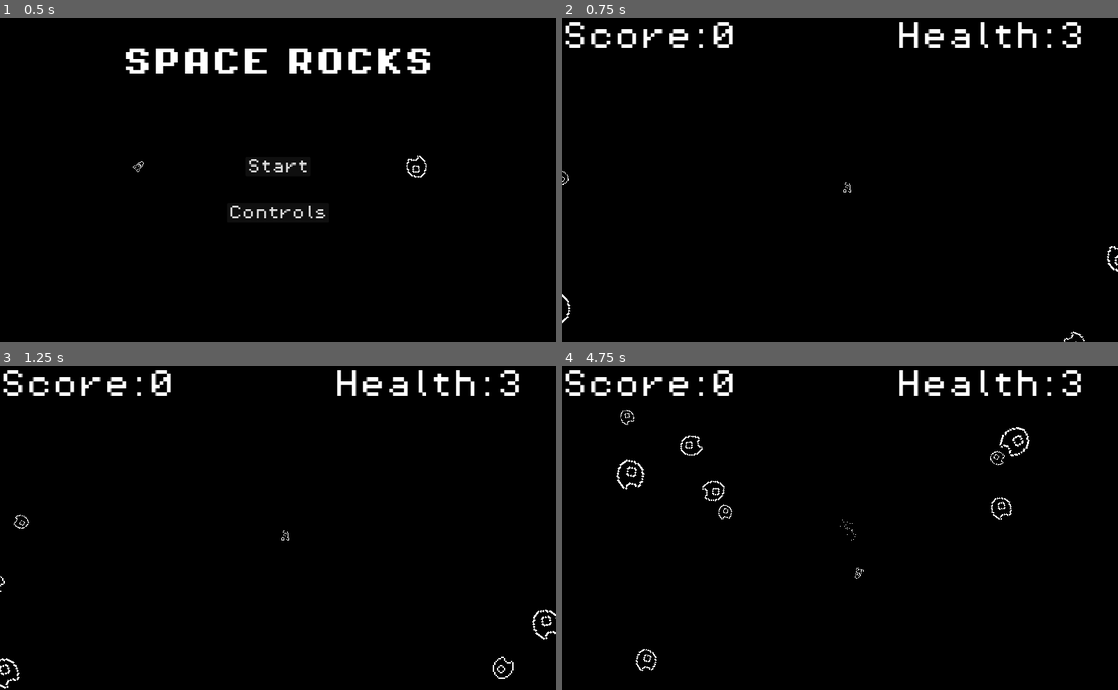
Above: before the commit, frames 1-4 (two rows, left to right).
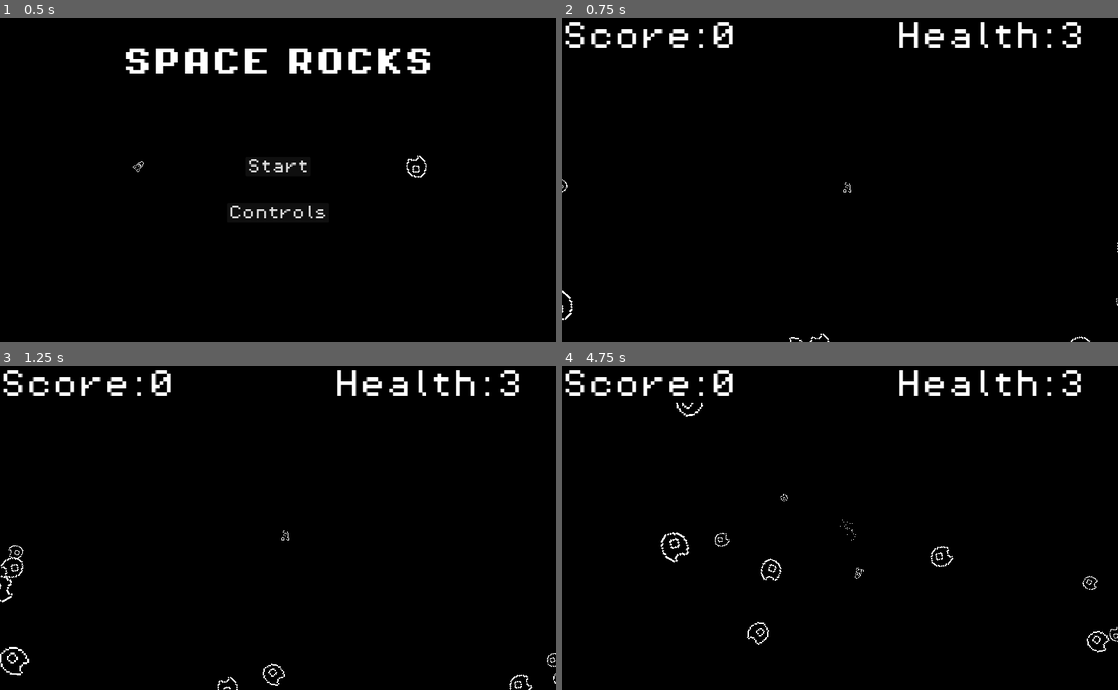
Above: after the commit, the same moments.

Repository: Cryatonic/asteroids-clone
Game: Godot game, scene res://scenes/title_screen.tscn
Two runs of this game, one before a commit and one after it. Both use one fixed random seed, a clock stepped at 60 frames per second and the inputs below.
Inputs (mouse positions are in pixels of both pictures, inside the frame that each line leads up to):
- Up to frame 1 (0.5 s): no input
- Up to frame 2 (0.75 s): click "Start" at 0.5 s
- Up to frame 3 (1.25 s): no input
- Up to frame 4 (4.75 s): move the mouse to (962, 511) at 1.27 s; hold D (right_turn) 1.28-2.03 s; hold Right mouse button (spawn_asteroid) 1.28-2.03 s; move the mouse to (728, 544) at 2.02 s; hold S (brake) 2.03-2.78 s; tap C (data) at 2.1 s; right-click (728, 544) at 2.3 s; move the mouse to (895, 456) at 2.77 s; hold D (right_turn) 2.78-3.53 s; hold Right mouse button (spawn_asteroid) 2.78-3.53 s; tap Space (shoot) at 2.85 s; move the mouse to (812, 592) at 3.52 s; hold W (thrust) 3.53-4.28 s; right-click (812, 592) at 3.6 s; move the mouse to (1006, 576) at 4.27 s; hold A (left_turn) from 4.28 s (still down); hold Shift from 4.28 s (still down); right-click (1006, 576) at 4.55 s

Frame 1 is identical in both runs. In frame 2, 0.2% of the frame differs, in the area x 0-100%, y 47-100%; in frame 3, 0.6%; in frame 4, 1.0%, in the area x 9-100%, y 11-95%.

Commit message:
Added Asteroid Caching

Diff:
--- a/scenes/game.tscn
+++ b/scenes/game.tscn
@@ -24,4 +24,5 @@
 texture = ExtResource("2_61feb")
 centered = false
 
+[connection signal="cache_asteroid" from="." to="." method="_on_cache_asteroid"]
 [connection signal="timeout" from="SpawnTimer" to="." method="_on_spawn_timer_timeout"]
--- a/scripts/asteroid.gd
+++ b/scripts/asteroid.gd
@@ -7,14 +7,13 @@
 @onready var sprite_2d: Sprite2D = $Sprite2D
 @onready var break_explosion: GPUParticles2D = $BreakExplosion
 
-var size : int = 1
+var size : int = 0
 var previous_vel : Vector2
 
 # Called when the node enters the scene tree for the first time.
 func _ready() -> void:
 	gravity_scale = 0
 	set_size(randi_range(1,4))
-	mass = pow(size, 3) * randf_range(0.8, 1.2)
 
 	apply_impulse(Vector2(randf_range(-100, 100),randf_range(-100, 100)))
 	angular_velocity = randf_range((-2 * PI), (2 * PI))
@@ -22,9 +21,11 @@
 	previous_vel = linear_velocity
 
 func set_size(s : int) -> void:
-	#var s_scale = s / size
-	#collision_shape_2d.apply_scale(Vector2(s_scale, s_scale))
-	#sprite_2d.apply_scale(Vector2(s_scale, s_scale))
+	if size == 0:
+		mass = pow(s, 3) * randf_range(0.8, 1.2)
+	else:
+		mass /= pow(float(size) / s, 3)
+
 	size = s
 	collision_shape_2d.scale = Vector2(s, s)
 	sprite_2d.scale = Vector2(s, s)
@@ -71,23 +72,31 @@
 	if is_instance_valid(get_tree().get_first_node_in_group("Ship")):
 		get_tree().get_first_node_in_group("Ship").emit_signal("got_points", 50 - (10 * size))
 
+	var game_scene : Game = $"../../"
 	if size > 1:
-		var container = self.get_parent()
-		var asteroid = load("res://scenes/asteroid.tscn")
-		var instance = asteroid.instantiate()
-		var mass_ratio = pow(float(size) / (size - 1), 3)
+		#var container = self.get_parent()
+		#var asteroid = load("res://scenes/asteroid.tscn")
+		#var instance = asteroid.instantiate()
+		#var mass_ratio = pow(float(size) / (size - 1), 3)
+		#
+		#container.add_child(instance)
+		#instance.mass = mass / mass_ratio
+		#instance.set_size(size - 1)
+		#instance.linear_velocity = linear_velocity.rotated(PI / 4) * 1.5
+		#instance.global_position = global_position + (instance.linear_velocity.normalized() * size * 8)
+		#instance.angular_velocity = angular_velocity * 1.5
+		#
+		#set_size(size - 1)
+		#linear_velocity = linear_velocity.rotated(-PI / 4) * 1.5
 
-		container.add_child(instance)
-		instance.mass = mass / mass_ratio
-		instance.set_size(size - 1)
-		instance.linear_velocity = linear_velocity.rotated(PI / 4) * 1.5
-		instance.global_position = global_position + (instance.linear_velocity.normalized() * size)
-		instance.angular_velocity = angular_velocity * 1.5
+		game_scene.spawn_asteroid(global_position, size - 1, linear_velocity.rotated(PI / 4) * 1.5, angular_velocity * 1.5)
+		game_scene.spawn_asteroid(global_position, size - 1, linear_velocity.rotated(-PI / 4) * 1.5, angular_velocity * 1.5)
+	#else:
+		##sprite_2d.visible = false
+		##collision_shape_2d.set_deferred("disabled", true)
+		#await break_explosion.finished
+		##queue_free()
 
-		set_size(size - 1)
-		linear_velocity = linear_velocity.rotated(-PI / 4) * 1.5
-	else:
-		sprite_2d.visible = false
-		collision_shape_2d.set_deferred("disabled", true)
-		await break_explosion.finished
-		queue_free()
+	sprite_2d.visible = false
+	collision_shape_2d.set_deferred("disabled", true)
+	game_scene.emit_signal("cache_asteroid", self)
--- a/scripts/game.gd
+++ b/scripts/game.gd
@@ -1,4 +1,7 @@
 extends Node
+class_name Game
+
+signal cache_asteroid(ast : Asteroid)
 
 var game_window : Vector2i = DisplayServer.window_get_size()
 var asteroid_count : int = 0
@@ -12,14 +15,12 @@
 
 var bounding_box = [-32, 1232, 32, 732] #min x, max x, min y, max y
 @onready var spawn_timer: Timer = $SpawnTimer
-@onready var cached_asteroids : Array
+@onready var cached_asteroids : Array[Asteroid]
+@onready var used_asteroids : Array[Asteroid]
 
 func _ready() -> void:
 	Input.mouse_mode = Input.MOUSE_MODE_HIDDEN
 
-	#cache_num_asteroids(50)
-
-	print(cached_asteroids)
 	spawn_ship(Vector2i(bounding_box[1] / 2, bounding_box[3] / 2))
 	for x in range(0, 10):
 		random_spawn_asteroid()
@@ -50,7 +51,29 @@
 		else:
 			debug_mode = false
 
-func spawn_asteroid(spawn_location : Vector2i):
+func spawn_asteroid(spawn_location : Vector2i, size = null, lin_velocity = null, ang_velocity = null):
+	var instance : Asteroid
+	if cached_asteroids.is_empty():
+		instance = asteroid_scene.instantiate()
+	else:
+		instance = cached_asteroids.pop_front()
+		instance.sprite_2d.visible = true
+		instance.collision_shape_2d.set_deferred("disabled", false)
+	get_node("AsteroidContainer").add_child(instance)
+
+	if size != null:
+		instance.set_size(size)
+
+	if lin_velocity != null:
+		instance.linear_velocity
+
+	if ang_velocity != null:
+		instance.angular_velocity = ang_velocity
+
+	used_asteroids.append(instance)
+	instance.global_position = spawn_location
+	asteroid_count += 1
+func spawn_asteroid2(spawn_location : Vector2i):
 	var instance = asteroid_scene.instantiate()
 	get_node("AsteroidContainer").add_child(instance)
 	instance.global_position = spawn_location
@@ -130,3 +153,8 @@
 			Input.mouse_mode = Input.MOUSE_MODE_VISIBLE
 		NOTIFICATION_WM_MOUSE_ENTER:
 			Input.mouse_mode = Input.MOUSE_MODE_HIDDEN
+
+
+func _on_cache_asteroid(ast: Asteroid) -> void:
+	var ast_index : int = used_asteroids.find(ast)
+	cached_asteroids.append(used_asteroids.pop_at(ast_index))
Not shown, changed: System Document.rtf
